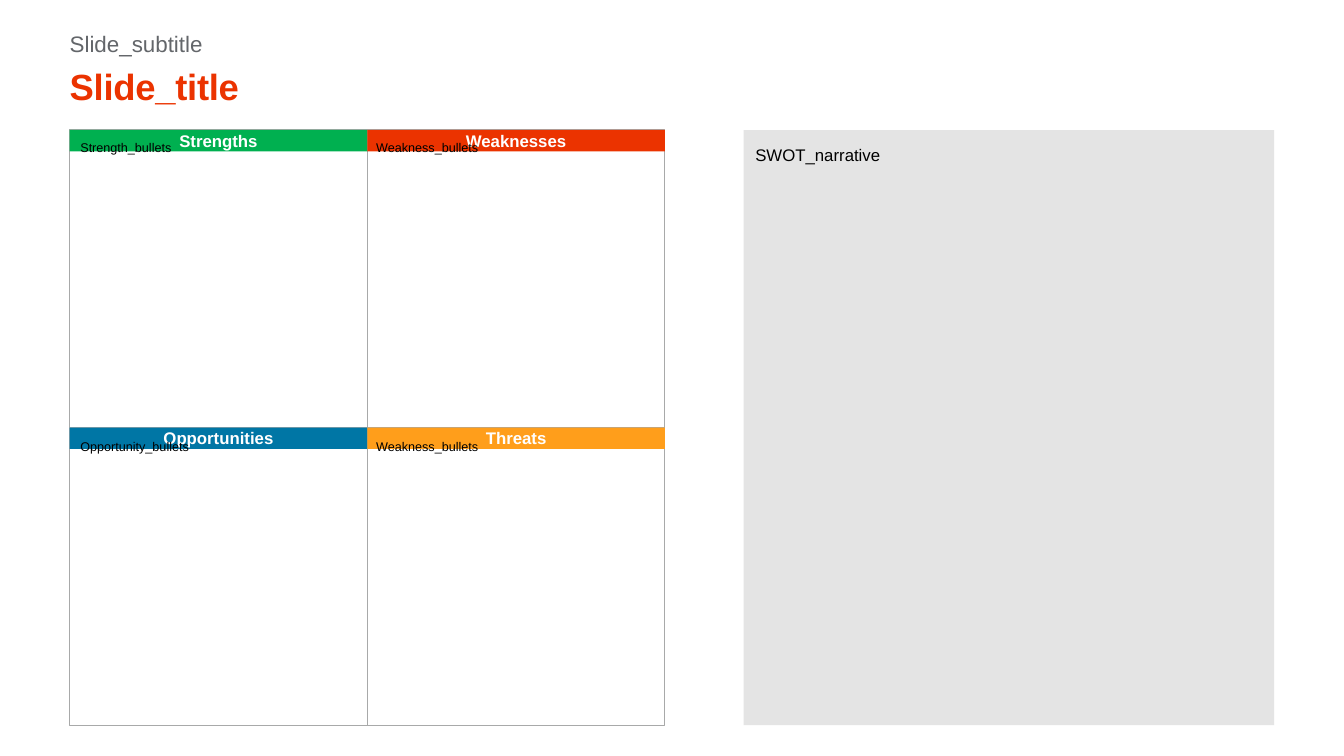
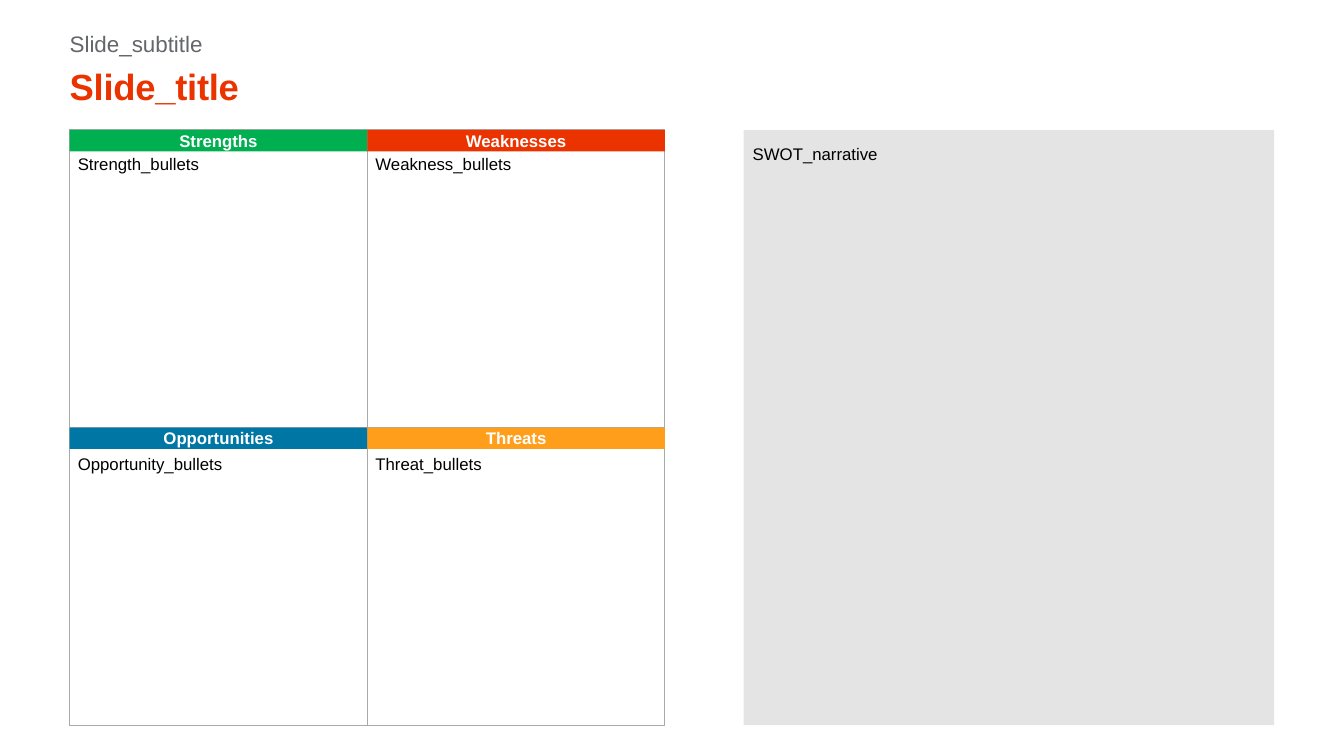
Before and after one commit to xpistos90210/templates, a slide deck: slide 1 of SWOT_template.pptx. Drawn at 1344x756 pixels with LibreOffice and Linux fonts; fonts in the diff are those of the drawing. Boxes give left, top, right and bottom in pixels: in the first picture for what was removed or moved away, otherwise in the second. Text is boxed around its words. In the diff, an @@ line names an element or a change of style, - is before the commit and + after.

```diff
--- a/SWOT_template.pptx
+++ b/SWOT_template.pptx
@@ text "SWOT_narrative" at (753,148,878,164): line spacing 1 to 1.13; more space between paragraphs @@
@@ text "Strength_bullets": place and size @@
-text "Strength_bullets" at (80,143,171,155)
+text "Strength_bullets" at (78,158,199,174)
@@ text "Weakness_bullets": place and size @@
-text "Weakness_bullets" at (376,142,478,155)
+text "Weakness_bullets" at (375,158,511,174)
@@ text removed at (376,442,478,454) @@
-Weakness_bullets
@@ size 9 to 12 pt; line spacing 1 to 1.13; more space between paragraphs in 3 elements at (375,158,511,174), (78,158,199,174), (78,458,222,474) @@
@@ text "Opportunity_bullets": place and size @@
-text "Opportunity_bullets" at (80,441,189,454)
+text "Opportunity_bullets" at (78,458,222,474)
@@ text added at (375,458,481,474), 12 pt, text #000000 @@
+Threat_bullets
```
Also in this commit, not shown: 7 other files.
